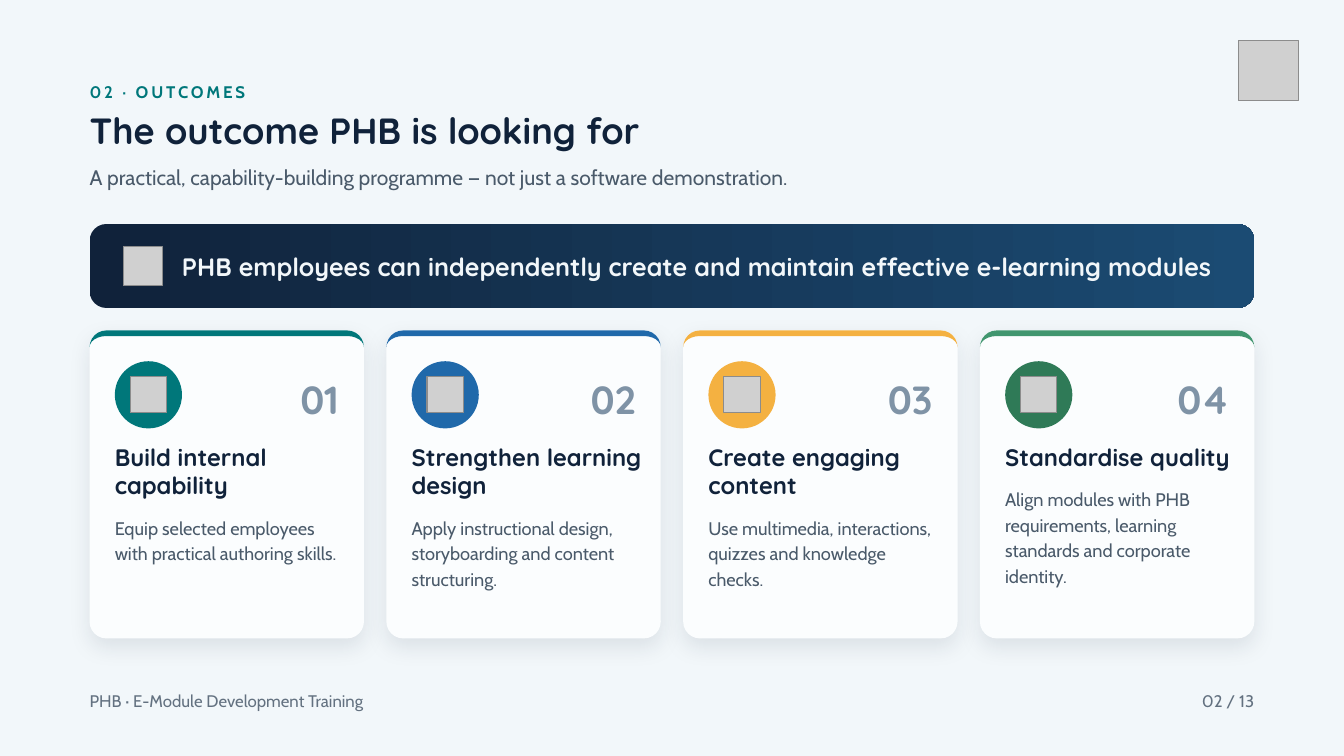
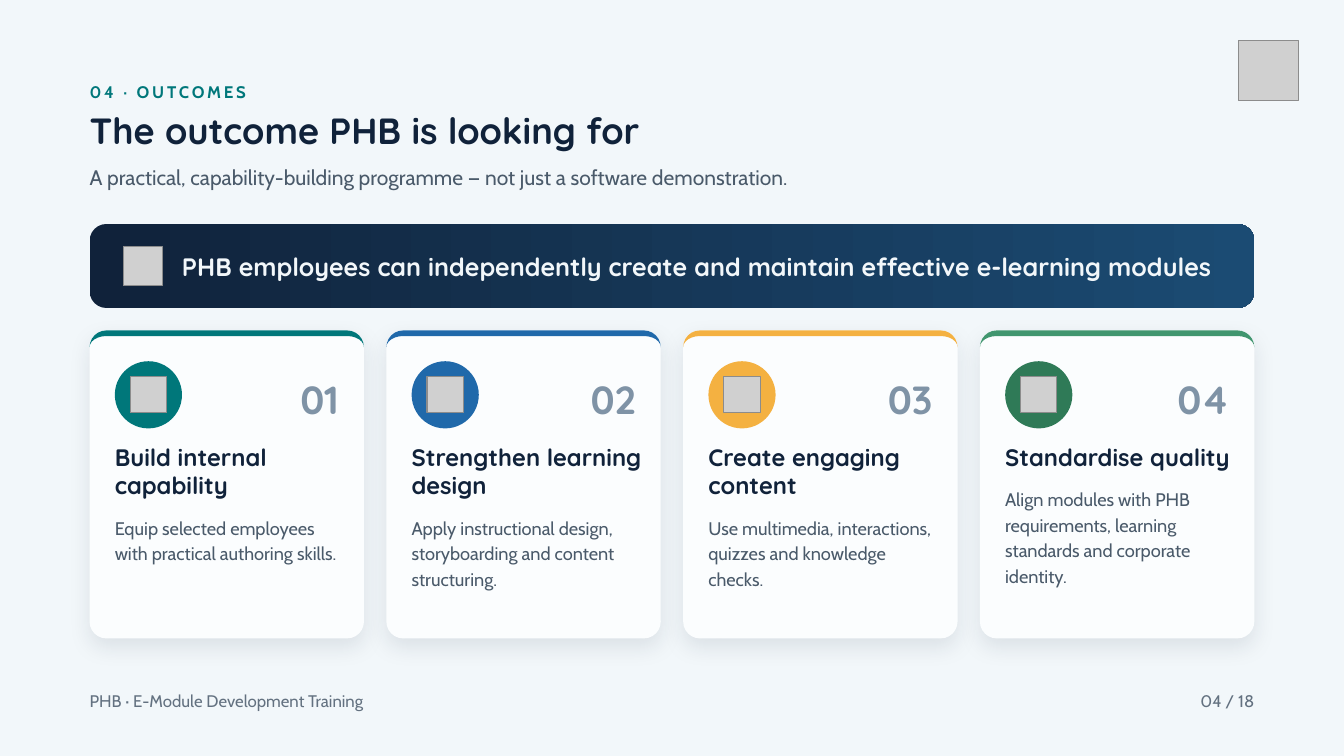
Before and after one commit to muntada8/lms-demo, a slide deck: slide 4 of PHB_E-Module_Development_Training_v2.pptx (slide 2 before the commit). Drawn at 1344x756 pixels with LibreOffice and Linux fonts; fonts in the diff are those of the drawing; grey boxes stand for pictures. Boxes give left, top, right and bottom in pixels: in the first picture for what was removed or moved away, otherwise in the second. Text is boxed around its words. In the diff, an @@ line names an element or a change of style, - is before the commit and + after.

```diff
--- a/PHB_E-Module_Development_Training_v2.pptx
+++ b/PHB_E-Module_Development_Training_v2.pptx
@@ text at box(90, 86, 246, 99): text changed @@
-02 · OUTCOMES
+04 · OUTCOMES
@@ text at box(1200, 695, 1254, 707): text changed @@
-02 / 13
+04 / 18
```
Also in this commit, not shown: 10 other slides changed, 5 slides added.
